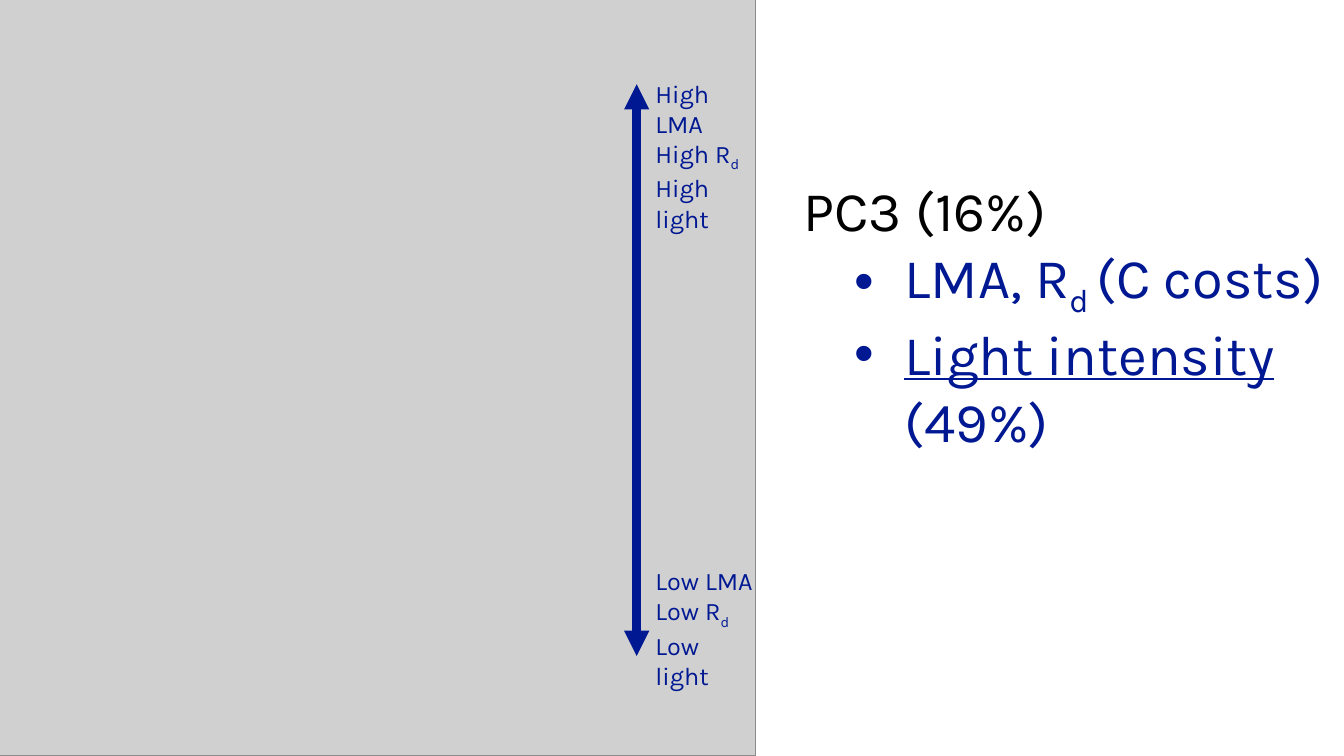
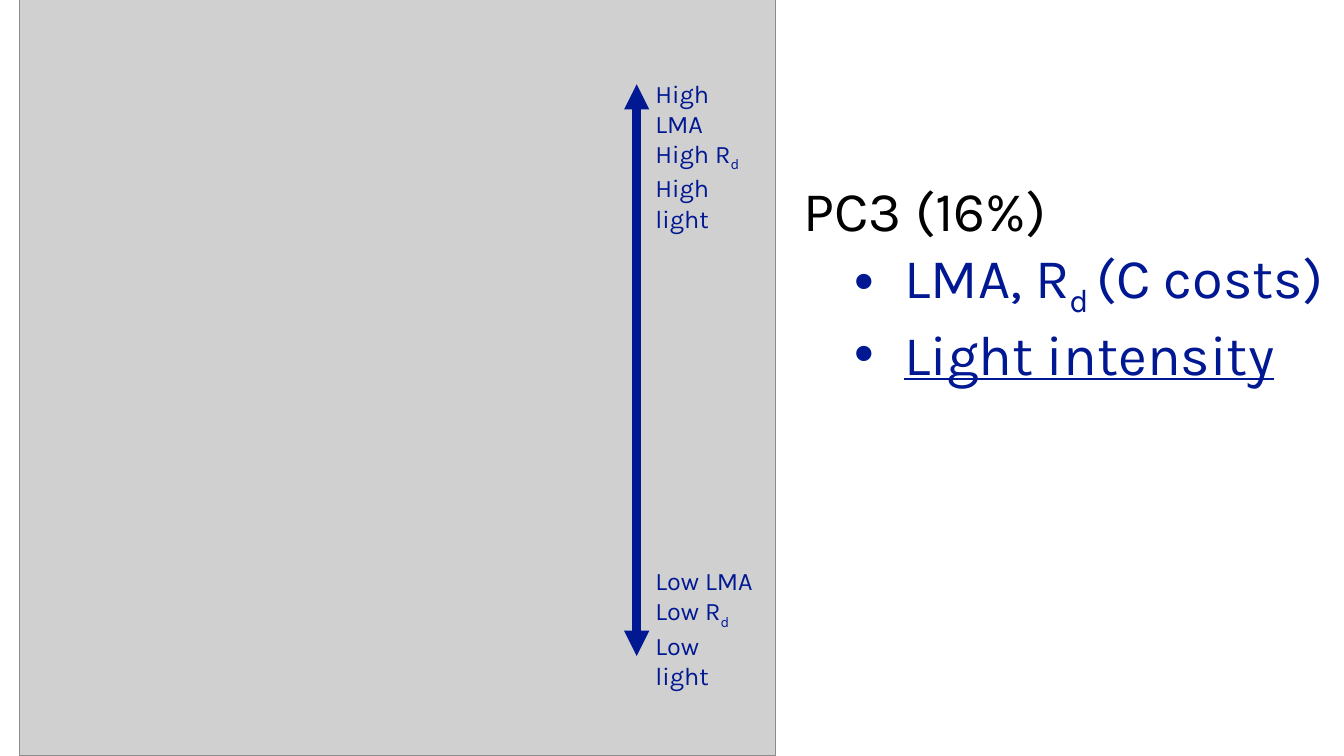
Before and after one commit to SmithEcophysLab/esa_2026, a slide deck: slide 22 of src/esa2026_optphoto_smith.pptx (slide 21 before the commit). Drawn at 1344x756 pixels with LibreOffice and Linux fonts; fonts in the diff are those of the drawing; grey boxes stand for pictures. Boxes give left, top, right and bottom in pixels: in the first picture for what was removed or moved away, otherwise in the second. Text is boxed around its words. In the diff, an @@ line names an element or a change of style, - is before the commit and + after.

```diff
--- a/src/esa2026_optphoto_smith.pptx
+++ b/src/esa2026_optphoto_smith.pptx
@@ picture: place and size @@
-picture at (0, 0, 756, 756)
+picture at (19, 0, 775, 756)
@@ text at (904, 336, 1274, 389): text changed @@
-  • Light intensity (49%)
+  • Light intensity
```
Also in this commit, not shown: 5 other slides changed, 4 slides added, 1 slide removed, 1 other file.
